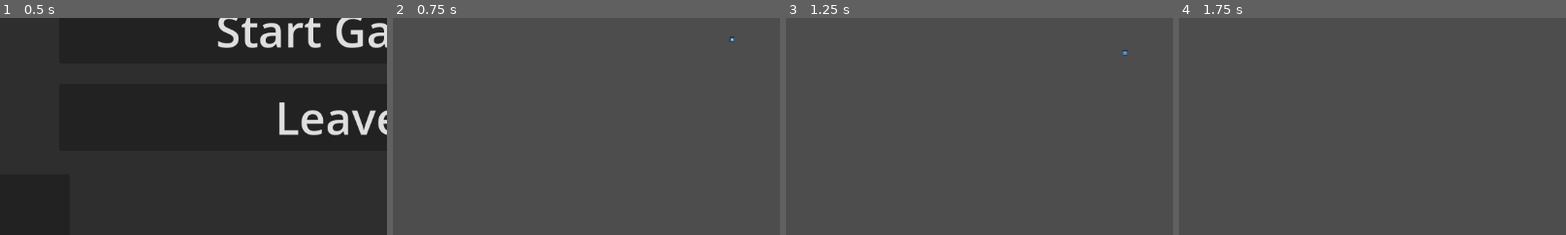
Above: before the commit, frames 1-4 (left to right).
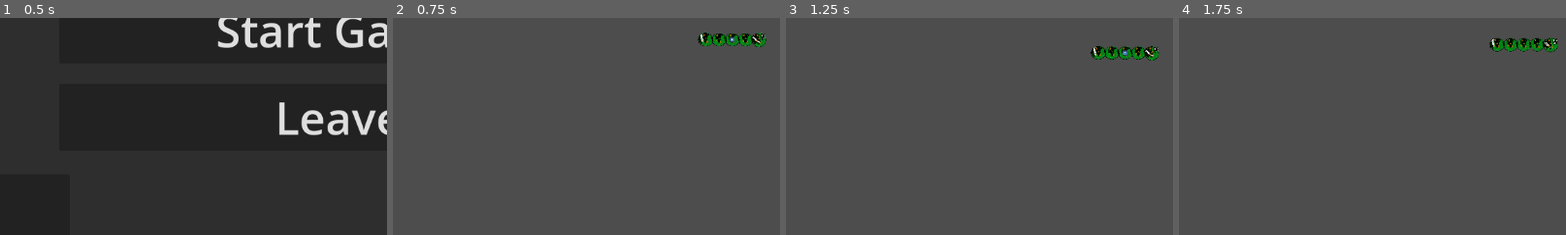
Above: after the commit, the same moments.

Repository: LoreNyanski/totem_gamejam_26
Game: Godot game, scene res://Scenes/mainMenu.tscn
The game is run twice, just before and just after one commit, with the same random seed, the same clock (stepped at 60 frames per second) and the same inputs. The engine's default icon, where the game draws it, is replaced by a stand-in: a white triangle on a blue panel in a dark square.
Inputs (mouse positions are % of the whole screen's width and height, from its top left):
- Up to frame 1 (0.5 s): no input
- Up to frame 2 (0.75 s): click "Start Game" at 0.5 s
- Up to frame 3 (1.25 s): no input
- Up to frame 4 (1.75 s): move the mouse to (72, 45) at 1.27 s; tap A (Grip1) at 1.35 s
The pictures show only the part of the screen within x 6-56%, y 47-97%; the shares and areas given below are measured in that part.

Frame 1 is identical in both runs. In frame 2, 0.9% of the frame differs, in the area x 78-97%, y 6-14%; in frame 3, 0.9%; in frame 4, 0.9%, in the area x 80-98%, y 9-16%.

Commit message:
assets and such

Diff:
--- /dev/null
+++ b/Resources/caterpillar_frames.tres
@@ -0,0 +1,44 @@
+[gd_resource type="SpriteFrames" format=3 uid="uid://cmmts2irhxu4u"]
+
+[ext_resource type="Texture2D" uid="uid://dqlgxwxftwmn7" path="res://Assests/c_ass.png" id="1_6iehi"]
+[ext_resource type="Texture2D" uid="uid://bkti0wc0alb8m" path="res://Assests/c_body.png" id="1_7hyja"]
+[ext_resource type="Texture2D" uid="uid://pinnw2mh08jv" path="res://Assests/c_head.png" id="3_05j1p"]
+
+[sub_resource type="AtlasTexture" id="AtlasTexture_uf8w0"]
+atlas = ExtResource("1_6iehi")
+region = Rect2(0, 0, 128, 128)
+
+[sub_resource type="AtlasTexture" id="AtlasTexture_i2jow"]
+atlas = ExtResource("1_7hyja")
+region = Rect2(0, 0, 128, 128)
+
+[sub_resource type="AtlasTexture" id="AtlasTexture_xpxtv"]
+atlas = ExtResource("3_05j1p")
+region = Rect2(0, 0, 128, 128)
+
+[resource]
+animations = [{
+"frames": [{
+"duration": 1.0,
+"texture": SubResource("AtlasTexture_uf8w0")
+}],
+"loop": true,
+"name": &"Ass",
+"speed": 5.0
+}, {
+"frames": [{
+"duration": 1.0,
+"texture": SubResource("AtlasTexture_i2jow")
+}],
+"loop": true,
+"name": &"Body",
+"speed": 5.0
+}, {
+"frames": [{
+"duration": 1.0,
+"texture": SubResource("AtlasTexture_xpxtv")
+}],
+"loop": true,
+"name": &"Head",
+"speed": 5.0
+}]
--- a/Scenes/catterpillar_skeletonless.tscn
+++ b/Scenes/catterpillar_skeletonless.tscn
@@ -2,55 +2,10 @@
 
 [ext_resource type="PackedScene" uid="uid://8d3ym0yo0a12" path="res://Scenes/catterpillar_segment.tscn" id="1_5fwk0"]
 [ext_resource type="Script" uid="uid://csxcm27v4whsb" path="res://Scripts/catterpillar_skeletonless.gd" id="1_y5300"]
-[ext_resource type="Texture2D" uid="uid://c6edql3i28m8v" path="res://Assests/CaterPillerB.png" id="3_4bqji"]
 [ext_resource type="Script" uid="uid://c5cdejattkde" path="res://Scripts/cursor.gd" id="3_axev3"]
+[ext_resource type="SpriteFrames" uid="uid://cmmts2irhxu4u" path="res://Resources/caterpillar_frames.tres" id="3_cr6i1"]
 [ext_resource type="Texture2D" uid="uid://ccw5u862u2hiu" path="res://icon.svg" id="4_isc0u"]
 [ext_resource type="Script" uid="uid://cytxqu03wpx1s" path="res://Scripts/camera.gd" id="6_cr6i1"]
-
-[sub_resource type="AtlasTexture" id="AtlasTexture_cr6i1"]
-atlas = ExtResource("3_4bqji")
-region = Rect2(0, 0, 128, 128)
-
-[sub_resource type="SpriteFrames" id="SpriteFrames_isc0u"]
-animations = [{
-"frames": [{
-"duration": 1.0,
-"texture": SubResource("AtlasTexture_cr6i1")
-}],
-"loop": true,
-"name": &"default",
-"speed": 5.0
-}]
-
-[sub_resource type="AtlasTexture" id="AtlasTexture_4bqji"]
-atlas = ExtResource("3_4bqji")
-region = Rect2(128, 0, 128, 128)
-
-[sub_resource type="SpriteFrames" id="SpriteFrames_cr6i1"]
-animations = [{
-"frames": [{
-"duration": 1.0,
-"texture": SubResource("AtlasTexture_4bqji")
-}],
-"loop": true,
-"name": &"default",
-"speed": 5.0
-}]
-
-[sub_resource type="AtlasTexture" id="AtlasTexture_xr2t8"]
-atlas = ExtResource("3_4bqji")
-region = Rect2(256, 0, 128, 128)
-
-[sub_resource type="SpriteFrames" id="SpriteFrames_h22po"]
-animations = [{
-"frames": [{
-"duration": 1.0,
-"texture": SubResource("AtlasTexture_xr2t8")
-}],
-"loop": true,
-"name": &"default",
-"speed": 5.0
-}]
 
 [node name="Catterpillar" type="Node2D" unique_id=38123875 node_paths=PackedStringArray("segments")]
 script = ExtResource("1_y5300")
@@ -64,9 +19,10 @@
 grip_action = "Grip1"
 
 [node name="AnimatedSprite2D" type="AnimatedSprite2D" parent="Ass" unique_id=1239205942]
-visible = false
-position = Vector2(21, 0)
-sprite_frames = SubResource("SpriteFrames_isc0u")
+position = Vector2(-0.25000066, -0.124999255)
+scale = Vector2(0.17578126, 0.15820313)
+sprite_frames = ExtResource("3_cr6i1")
+animation = &"Ass"
 
 [node name="DampedSpringJoint2D" type="DampedSpringJoint2D" parent="." unique_id=1476572035]
 position = Vector2(-32, 0)
@@ -84,6 +40,12 @@
 collision_mask = 63
 grip_action = "Grip2"
 
+[node name="AnimatedSprite2D" type="AnimatedSprite2D" parent="Hind" unique_id=694521722]
+position = Vector2(0, 1.4901161e-08)
+scale = Vector2(0.16796875, 0.15429688)
+sprite_frames = ExtResource("3_cr6i1")
+animation = &"Body"
+
 [node name="DampedSpringJoint2D2" type="DampedSpringJoint2D" parent="." unique_id=1559173731]
 position = Vector2(-11, 0)
 rotation = -1.5707964
@@ -100,8 +62,10 @@
 grip_action = "Grip3"
 
 [node name="AnimatedSprite2D" type="AnimatedSprite2D" parent="Middle" unique_id=2034323224]
-visible = false
-sprite_frames = SubResource("SpriteFrames_cr6i1")
+position = Vector2(0, 1.4901161e-08)
+scale = Vector2(0.16796875, 0.15429688)
+sprite_frames = ExtResource("3_cr6i1")
+animation = &"Body"
 
 [node name="Cursor" type="Node2D" parent="Middle" unique_id=1748558029]
 script = ExtResource("3_axev3")
@@ -128,6 +92,12 @@
 collision_mask = 63
 grip_action = "Grip4"
 
+[node name="AnimatedSprite2D" type="AnimatedSprite2D" parent="Front" unique_id=1606425577]
+position = Vector2(0, 1.4901161e-08)
+scale = Vector2(0.16796875, 0.15429688)
+sprite_frames = ExtResource("3_cr6i1")
+animation = &"Body"
+
 [node name="DampedSpringJoint2D4" type="DampedSpringJoint2D" parent="." unique_id=153284473]
 position = Vector2(31, 0)
 rotation = -1.5707964
@@ -145,8 +115,10 @@
 grip_action = "Grip5"
 
 [node name="AnimatedSprite2D" type="AnimatedSprite2D" parent="Head" unique_id=1078460514]
-visible = false
-sprite_frames = SubResource("SpriteFrames_h22po")
+position = Vector2(0.24999905, 0.49999952)
+scale = Vector2(0.16796874, 0.16406249)
+sprite_frames = ExtResource("3_cr6i1")
+animation = &"Head"
 
 [node name="Camera2D" type="Camera2D" parent="." unique_id=487342008 node_paths=PackedStringArray("followed_node")]
 script = ExtResource("6_cr6i1")
Binary file added: Assests/Tree_bark_repeating.png
Not shown, added: Assests/Tree_bark_repeating.png.import
Binary file added: Assests/c_ass.png
Not shown, added: Assests/c_ass.png.import
Binary file added: Assests/c_body.png
Not shown, added: Assests/c_body.png.import
Binary file added: Assests/c_head.png
Not shown, added: Assests/c_head.png.import
Not shown, added: Exports/v0.1/Caterpillar.apple-touch-icon.png.import
Not shown, added: Exports/v0.1/Caterpillar.icon.png.import
Not shown, added: Exports/v0.1/Caterpillar.png.import
Not shown, changed: export_presets.cfg
(and 13 more such lines)
